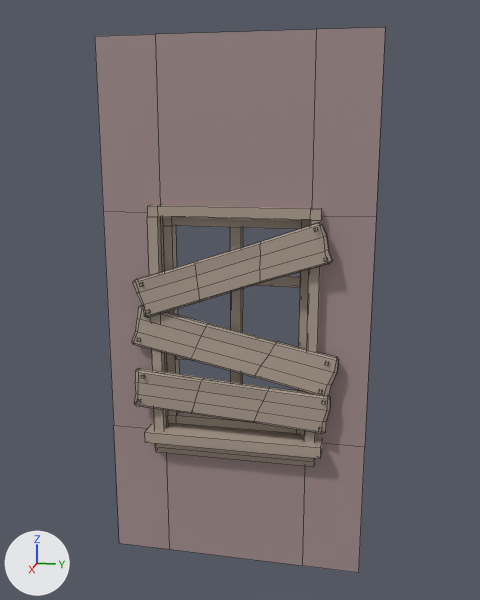
What one commit did to the FBX model BlindNight/Assets/Models/WallWindowBoard.fbx.
Both versions are drawn from a 50 mm camera at (-2.95, 1.97, 4.87) aimed at (-10.07, 0.55, 3.09). Every picture has the same lights, and +X, +Y and +Z are marked at lower left. Mesh edges are drawn as thin lines. Where no turn or scale is listed for an object, it has been applied to the vertices.

The older version as bpy lines, for what is in view:
```python
mat_wall_m = principled_material('Wall_M')
mat_wall_m.base_color = (0.367, 0.268, 0.268)  # grey #a38d8d
mat_wall_m.roughness = 0.69
me_wallwindowboard_mesh = bpy.data.meshes.new('WallWindowBoard_Mesh')
me_wallwindowboard_mesh.from_pydata(...)  # 404 vertices, 368 faces; spans x -0.24..0.24, y 0.0..3.0, z -0.15..5.9
# faces by material slot: [8, 360]
me_wallwindowboard_mesh.materials.append(mat_wall_m)  # grey #a38d8d
me_wallwindowboard_mesh.materials.append(mat_window_m)  # beige #ad9e90
ob_wallwindowboard = bpy.data.objects.new('WallWindowBoard', me_wallwindowboard_mesh)
ob_wallwindowboard.location = (-10.0, -1.0, 0.0)
```
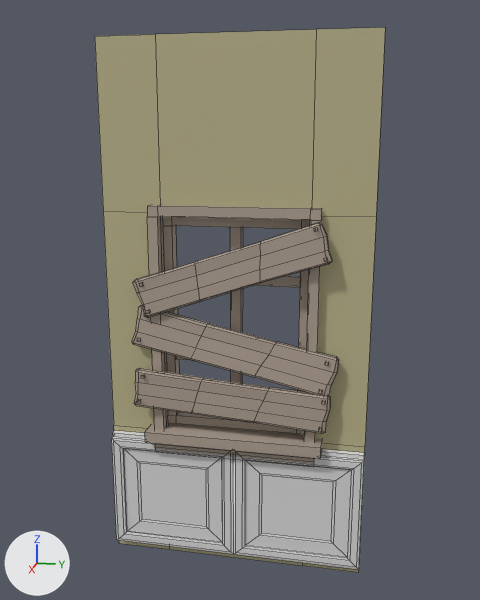
The newer file is also turned or shifted as a whole; pictures and numbers use the older file's frame.

Changed parts and their boxes (x1, y1, x2, y2) in the pictures (480 x 600 px):
'WallWindowBoard', recoloured, reshaped: (95, 27, 385, 573) in both
part 1 of me_wallwindowboard_mesh, added: after (112, 436, 364, 569)
part 2 of me_wallwindowboard_mesh, added: after (113, 431, 365, 459)

The edits, one by one:
Material 'Wall_M' (mat_wall_m) changes colour from grey #a38d8d to beige #b9b38a; in linear values from (0.367, 0.268, 0.268) to (0.487, 0.448, 0.253).
Material 'Banister' (mat_banister) is new.
Its base color is (0.674, 0.674, 0.674) (light grey #d6d6d6).
Its roughness is 0.69.
me_wallwindowboard_mesh is used by ob_wallwindowboard; location (-10.0, -1.0, 0.0).
Verts and faces of me_wallwindowboard_mesh; kept vertices keep their numbers, new ones are numbered from 404.
me_wallwindowboard_mesh had 404 vertices, 368 faces and spanned x -0.24..0.24, y 0.0..3.0, z -0.15..5.9.
me_wallwindowboard_mesh now has 472 vertices, 425 faces and spans x -0.24..0.24, y 0.0..3.0, z -0.15..5.9.
me_wallwindowboard_mesh part 1: a new loose piece of 58 vertices spanning x -0.01..0.09, y 0.0..3.0, z -0.05..1.34, in mat_banister (light grey #d6d6d6).
Part 2, on me_wallwindowboard_mesh:
New vertex 404 is at (-0.01, 0.0, 1.34).
New vertex 405 is at (-0.01, 1.5, 1.34).
New vertex 406 is at (0.03, 0.0, 1.34), pixel (113, 436).
New vertex 407 is at (-0.01, 0.0, 1.4), pixel (114, 429).
New vertex 408 is at (-0.01, 1.5, 1.4).
New vertex 409 is at (0.03, 0.0, 1.38), pixel (112, 432).
New vertex 410 is at (-0.01, 3.0, 1.34), pixel (364, 457).
New vertex 411 is at (0.03, 3.0, 1.34), pixel (364, 459).
New vertex 412 is at (-0.01, 3.0, 1.4), pixel (364, 452).
New vertex 413 is at (0.03, 3.0, 1.38), pixel (364, 455).
New faces: (407, 409, 413, 412, 408), (406, 411, 413, 409), (404, 405, 410, 411, 406), (405, 408, 412, 410) (mat_banister (light grey #d6d6d6)).
me_wallwindowboard_mesh now uses material mat_banister (light grey #d6d6d6).
